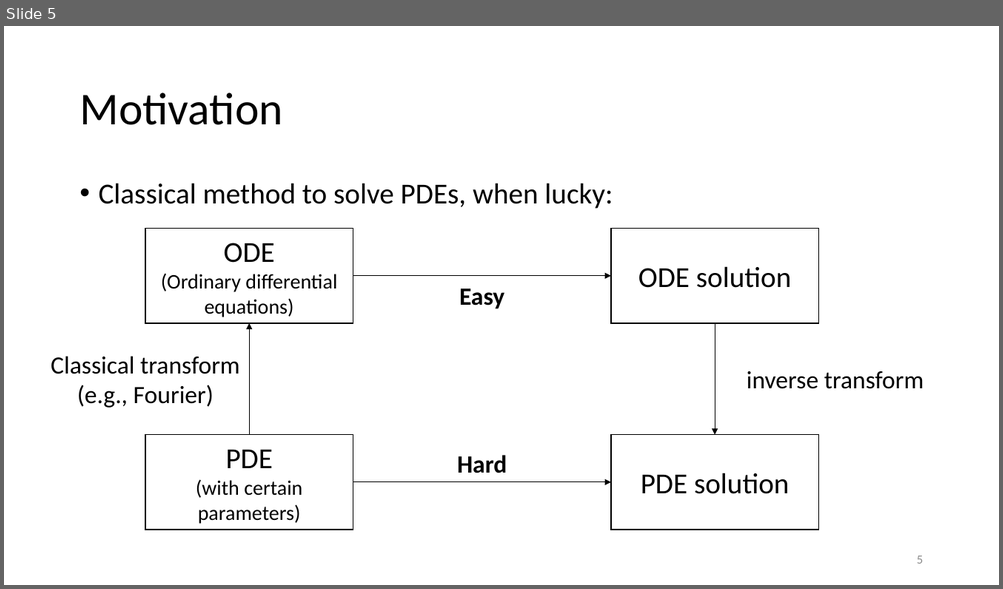
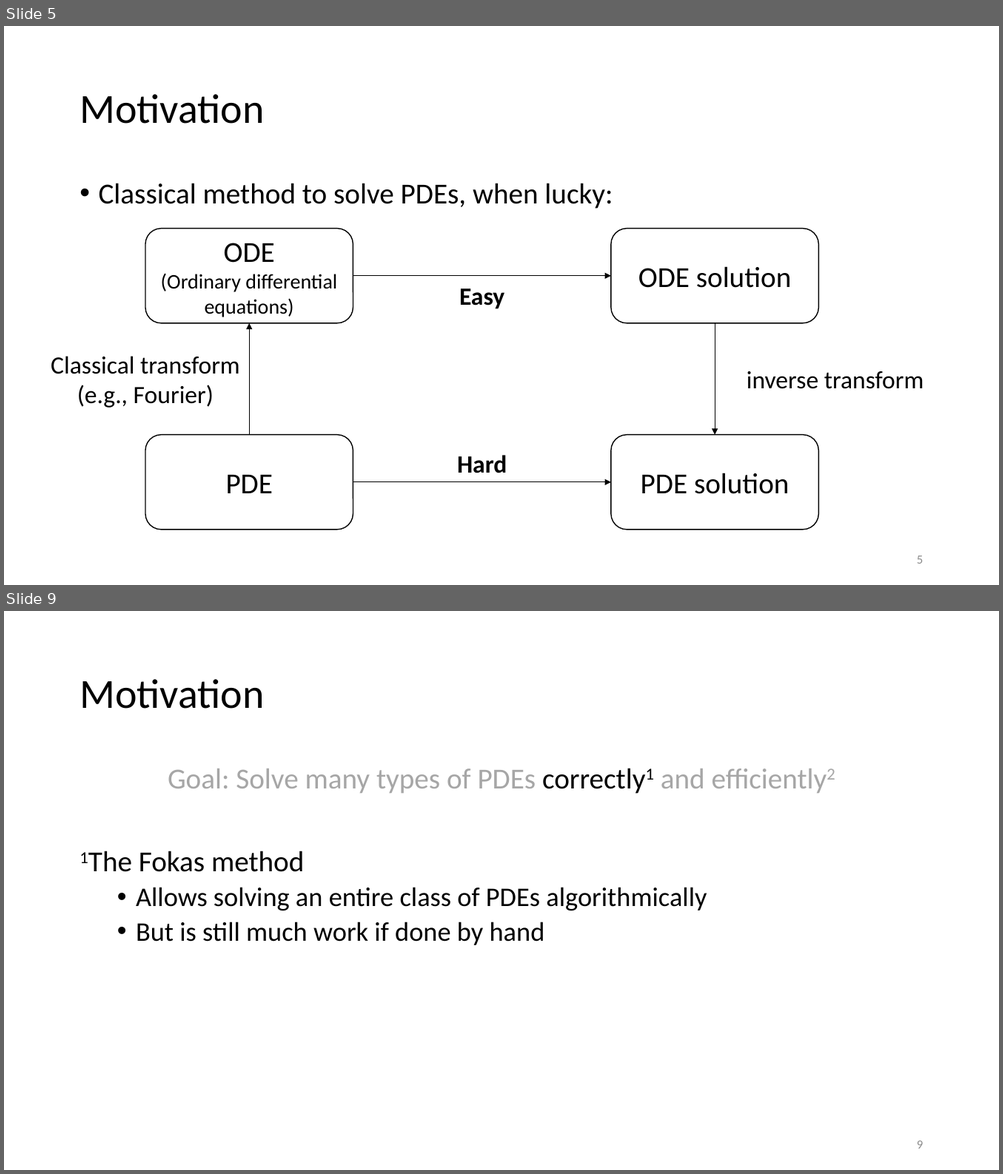
Before and after one commit to largecats/capstone-project, a slide deck: presentation/presentation.pptx. Shown one above the other, each under a label of ours: slide 5 before the commit, slides 5 and 9 after it; the slides between them are not shown. The pictures are 1003x589 and 1003x1174 pixels, drawn with LibreOffice and Linux fonts; fonts in the diff are those of the drawing. Boxes give left, top, right and bottom in pixels: in the first picture for what was removed or moved away, otherwise in the second. Text is boxed around its words. In the diff, an @@ line names an element or a change of style, - is before the commit and + after.

```diff
--- a/presentation/presentation.pptx
+++ b/presentation/presentation.pptx
@@ slide 9 added at box(4, 611, 999, 1170), background #FFFFFF @@
@@ title added at box(79, 679, 264, 709), 40 pt, text #000000 @@
+Motivation
@@ text added at box(136, 769, 706, 945), 26 pt, text #000000 @@
+Goal: Solve many types of PDEs correctly1 and efficiently2
+1The Fokas method
+  • Allows solving an entire class of PDEs algorithmically
+  • But is still much work if done by hand
@@ page number added at box(916, 1141, 922, 1149), 12 pt, text #8C8C8C @@
+9
@@ slide 5 changed as well @@
@@ title "Motivation" at box(79, 94, 264, 124): size 44 to 40 pt @@
@@ rectangle to rounded rectangle in 4 elements at box(145, 229, 353, 323), box(611, 435, 818, 530), box(611, 229, 818, 323), box(145, 435, 353, 530) @@
@@ text in rounded rectangle at box(196, 480, 302, 524): paragraph removed @@
-(with certain parameters)
```
Also in this commit, not shown: 4 other slides changed, 4 other slides added.
